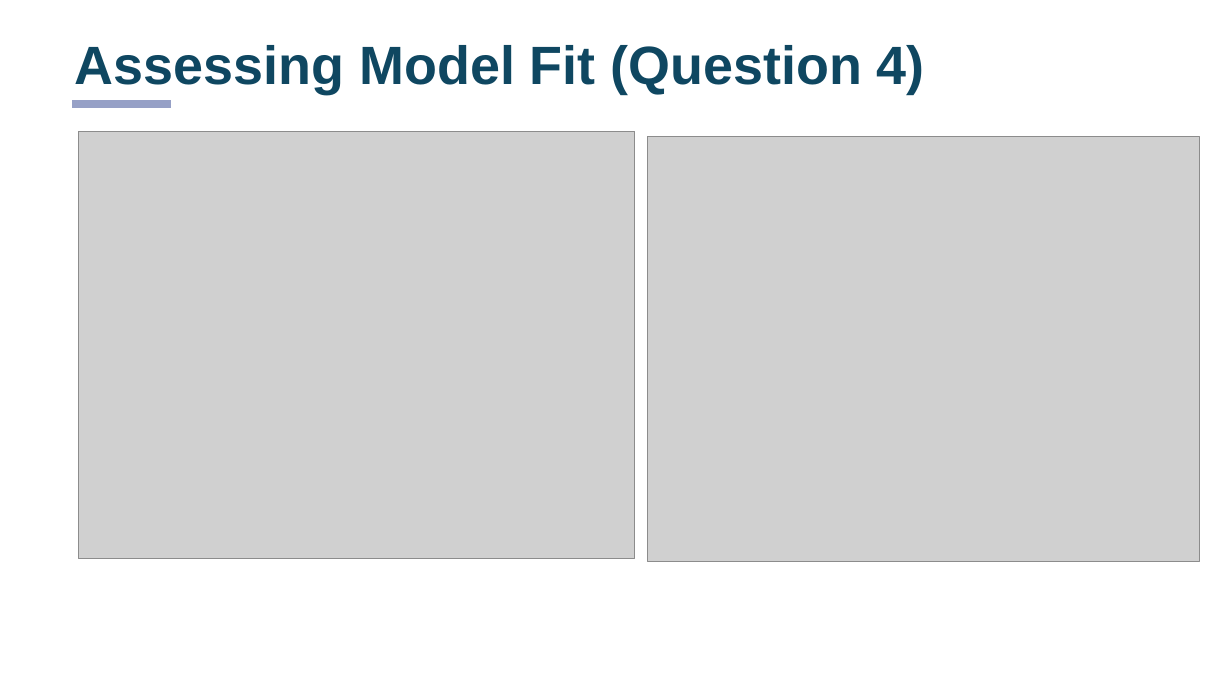
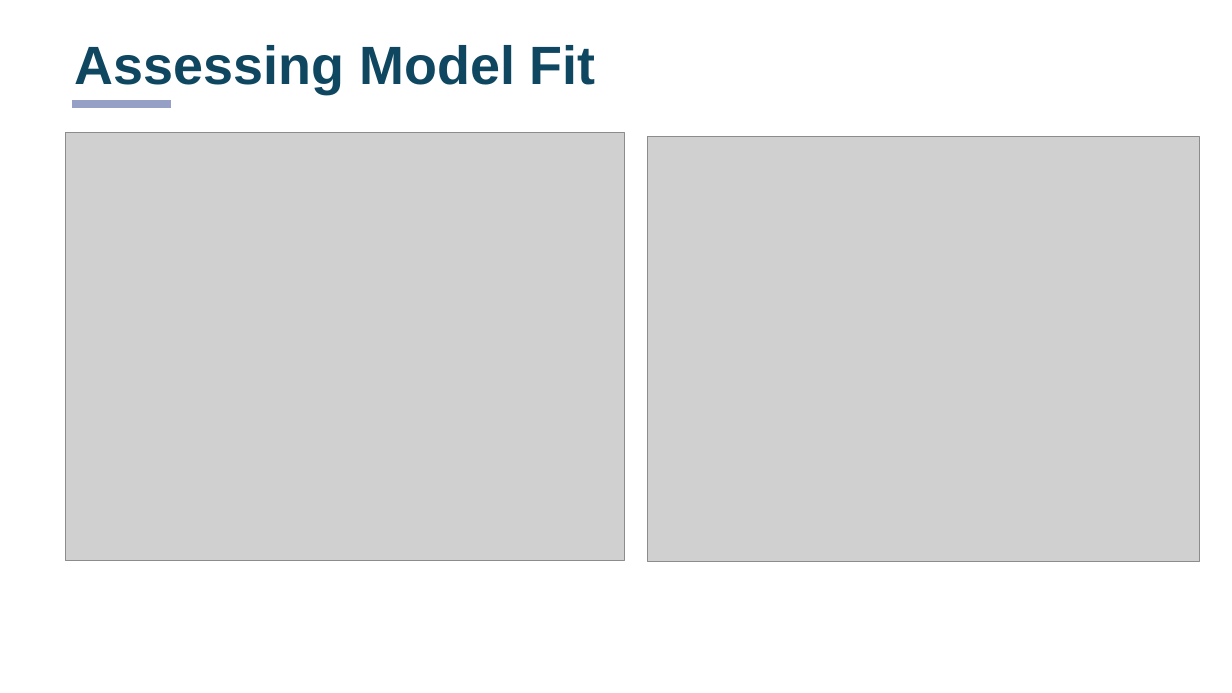
Before and after one commit to Elena-R-P/analytics, a slide deck: slide 5 of TechGear/TechGearStudentTemplate.pptx. Drawn at 1232x693 pixels with LibreOffice and Linux fonts; fonts in the diff are those of the drawing; grey boxes stand for pictures. Boxes give left, top, right and bottom in pixels: in the first picture for what was removed or moved away, otherwise in the second. Text is boxed around its words. In the diff, an @@ line names an element or a change of style, - is before the commit and + after.

Commit message:
Residuals

```diff
--- a/TechGear/TechGearStudentTemplate.pptx
+++ b/TechGear/TechGearStudentTemplate.pptx
@@ title at [75, 45, 596, 93]: text changed @@
-Assessing Model Fit (Question 4)
+Assessing Model Fit
@@ picture: place and size @@
-picture at [79, 131, 635, 558]
+picture at [66, 133, 625, 560]
```
